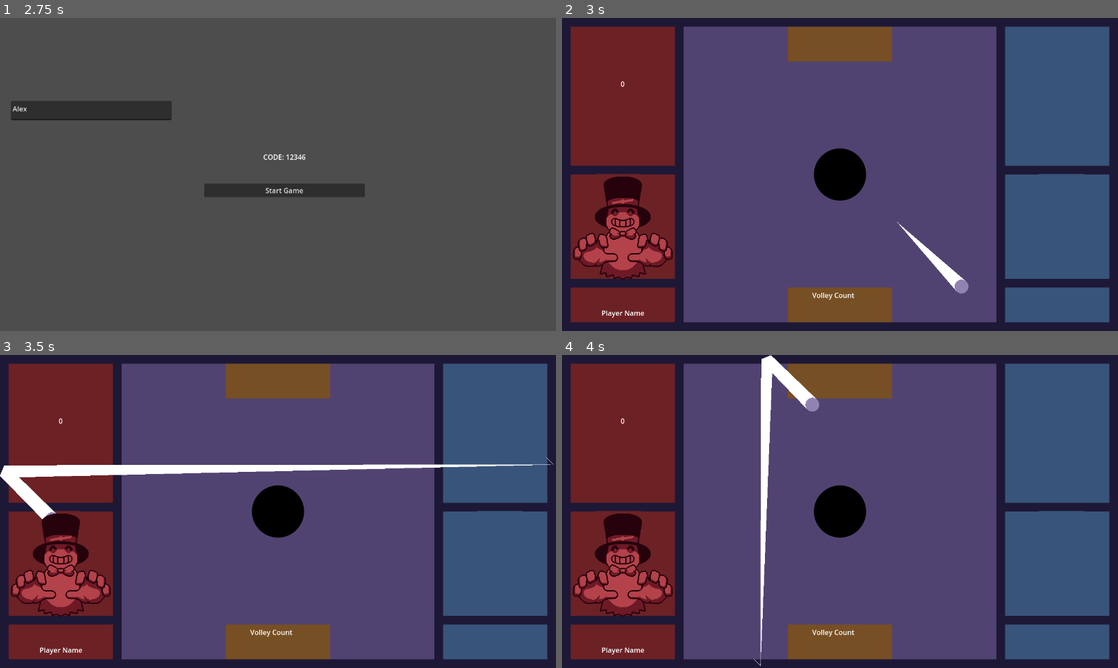
Above: before the commit, frames 1-4 (two rows, left to right).
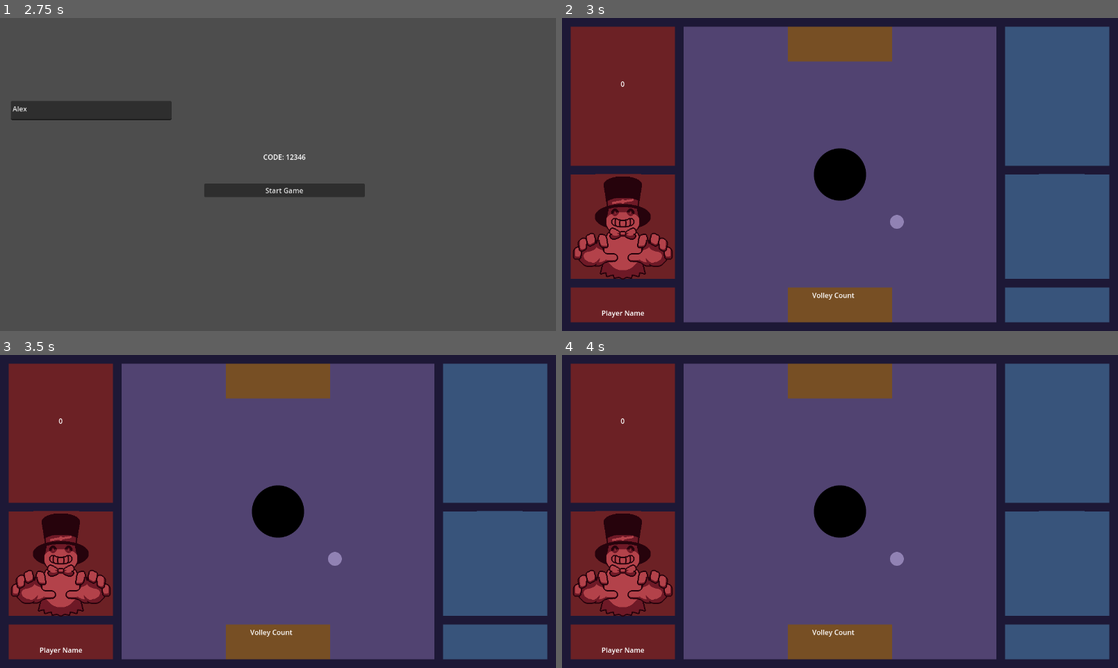
Above: after the commit, the same moments.

Repository: GDbreak/opong
Game: Godot game, scene res://scenes/main.tscn
Two runs of this game, one before a commit and one after it. Both use one fixed random seed, a clock stepped at 60 frames per second and the inputs below.
Inputs (mouse positions are in pixels of both pictures, inside the frame that each line leads up to):
- Up to frame 1 (2.75 s): click "Play!" at 0.5 s; click (88, 111) at 1.27 s; type "Alex" at 1.35 s; click "Host" at 2 s
- Up to frame 2 (3 s): click "Start Game" at 2.75 s
- Up to frame 3 (3.5 s): no input
- Up to frame 4 (4 s): tap A (move_clockwise) at 3.6 s

Frame 1 is identical in both runs. In frame 2, 0.5% of the frame differs, in the area x 59-74%, y 62-88%; in frame 3, 2.6%, in the area x 0-100%, y 32-68%; in frame 4, 1.7%.

Commit message:
add multiplayer synchronizer to ball

Diff:
--- a/scenes/game/ball.tscn
+++ b/scenes/game/ball.tscn
@@ -1,10 +1,15 @@
-[gd_scene load_steps=4 format=3 uid="uid://fic3nln6wmvg"]
+[gd_scene load_steps=5 format=3 uid="uid://fic3nln6wmvg"]
 
 [ext_resource type="Script" path="res://scenes/game/scripts/ball.gd" id="1_ksu3q"]
 [ext_resource type="Texture2D" uid="uid://k8eg85sm30ce" path="res://assets/ball/layout_ball.png" id="2_ob6d1"]
 
 [sub_resource type="CircleShape2D" id="CircleShape2D_0b6dh"]
 radius = 31.0
+
+[sub_resource type="SceneReplicationConfig" id="SceneReplicationConfig_dkcep"]
+properties/0/path = NodePath(".:position")
+properties/0/spawn = true
+properties/0/replication_mode = 1
 
 [node name="Ball" type="RigidBody2D"]
 gravity_scale = 0.0
@@ -20,3 +25,6 @@
 [node name="CollisionShape2D" type="CollisionShape2D" parent="."]
 scale = Vector2(0.5, 0.5)
 shape = SubResource("CircleShape2D_0b6dh")
+
+[node name="MultiplayerSynchronizer" type="MultiplayerSynchronizer" parent="."]
+replication_config = SubResource("SceneReplicationConfig_dkcep")
--- a/scenes/game/scripts/ball.gd
+++ b/scenes/game/scripts/ball.gd
@@ -18,7 +18,7 @@
 	ball_initial_position = position
 	_connect_signals()
 	randomize()
-	serve()
+	#serve()
 
 func _connect_signals():
 	body_exited.connect(_on_body_exited)
--- a/scenes/game/scripts/paddle.gd
+++ b/scenes/game/scripts/paddle.gd
@@ -27,4 +27,3 @@
 	if _id == multiplayer.get_unique_id():
 		get_input()
 		rotation += rotation_direction * rotation_speed * delta
-		move_and_collide(delta)
Not shown, changed: export_presets.cfg
